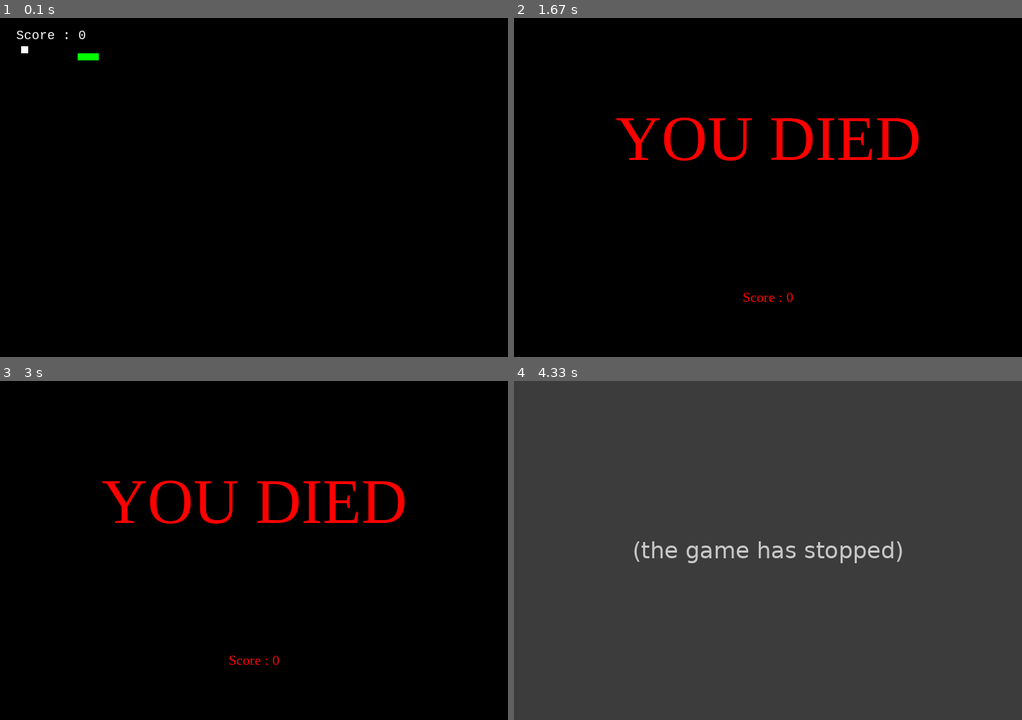
Above: before the commit, frames 1-4 (two rows, left to right).
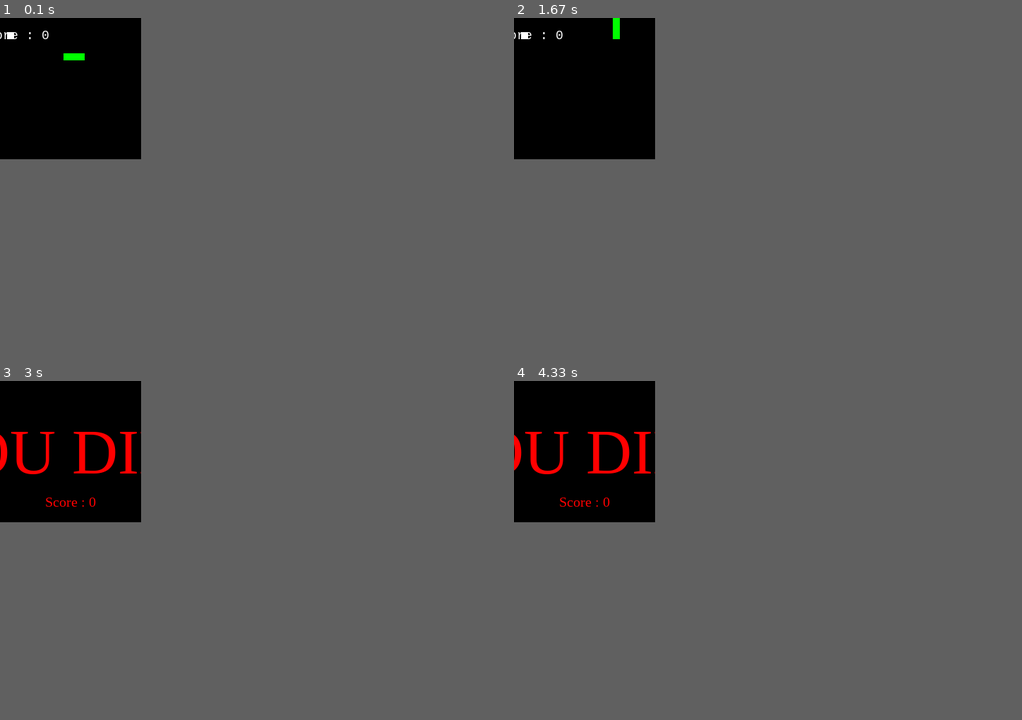
Above: after the commit, the same moments.

Repository: rajatdiptabiswas/snake-pygame
Game: pygame game, started from Snake Game.py
Two runs of this game, one before a commit and one after it. Both use one fixed random seed, a clock stepped at 60 frames per second and the inputs below.
Inputs:
- Up to frame 1 (0.1 s): no input
- Up to frame 2 (1.67 s): tap W at 0.33 s; hold Right 0.67-1.13 s; hold Up 1.17-1.63 s
- Up to frame 3 (3 s): hold Right 1.67-2.2 s; hold Left 2.23-2.78 s
- Up to frame 4 (4.33 s): no input
In our replay, the window is 720x480 before the commit and 200x200 after it. These sizes can differ from the game's own. Grey fills any space a smaller window leaves; there, only what the larger window draws over its background counts as a difference.

The runs differ from the first frame. In frame 1, 0.3% of the frame differs, in the area x 0-20%, y 3-13%; in frame 2, 2.5%; in frame 3, 3.4%; in frame 4, 12%, in the area x 0-77%, y 0-54%.
Before the commit the program exited at 3.55 s; later frames show no game.

Commit message:
Changed speed and screen size

Diff:
--- a/Snake Game.py
+++ b/Snake Game.py
@@ -12,11 +12,11 @@
 # Hard      ->  40
 # Harder    ->  60
 # Impossible->  120
-difficulty = 25
+difficulty = 5
 
 # Window size
-frame_size_x = 720
-frame_size_y = 480
+frame_size_x = 200
+frame_size_y = 200
 
 # Checks for errors encountered
 check_errors = pygame.init()
